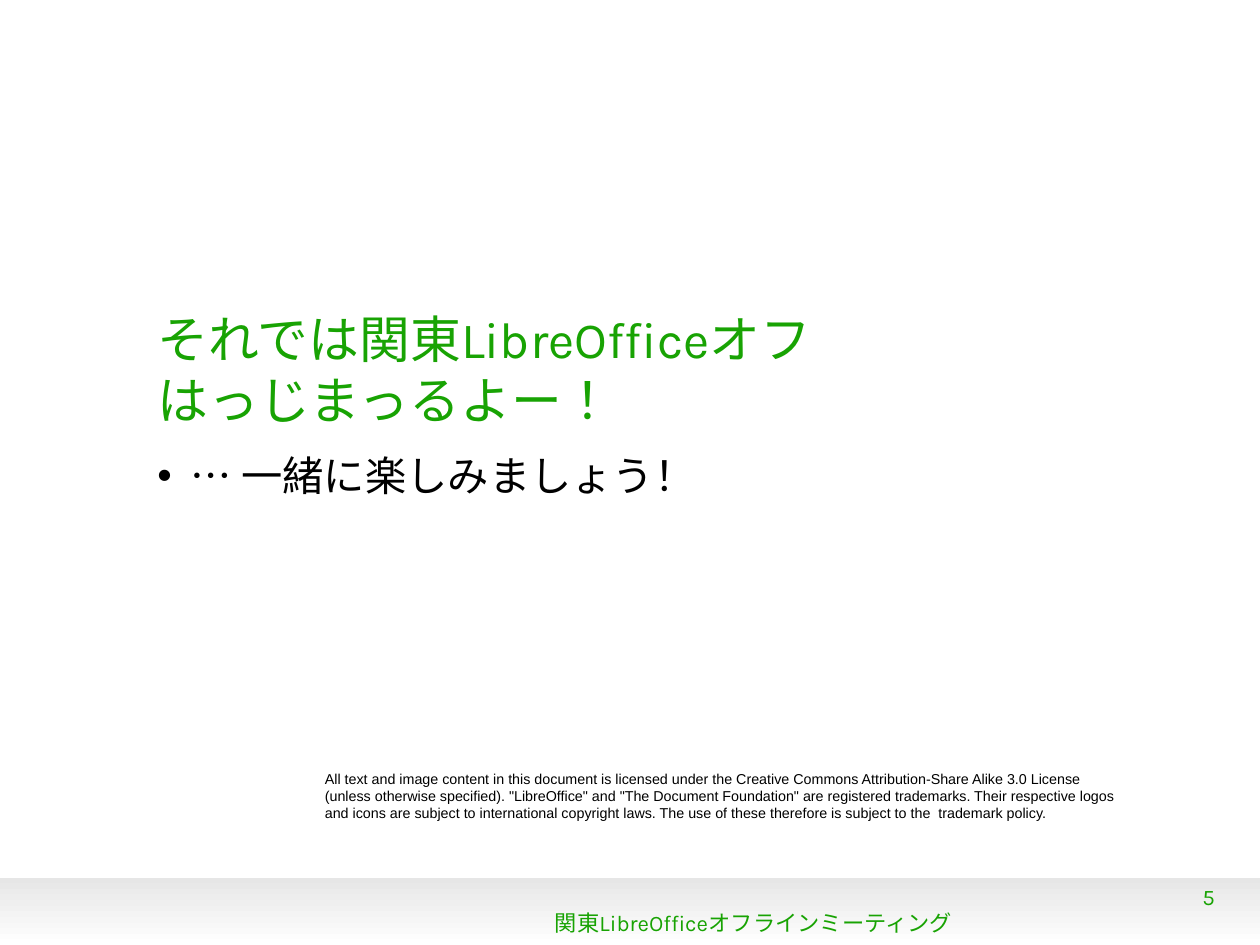
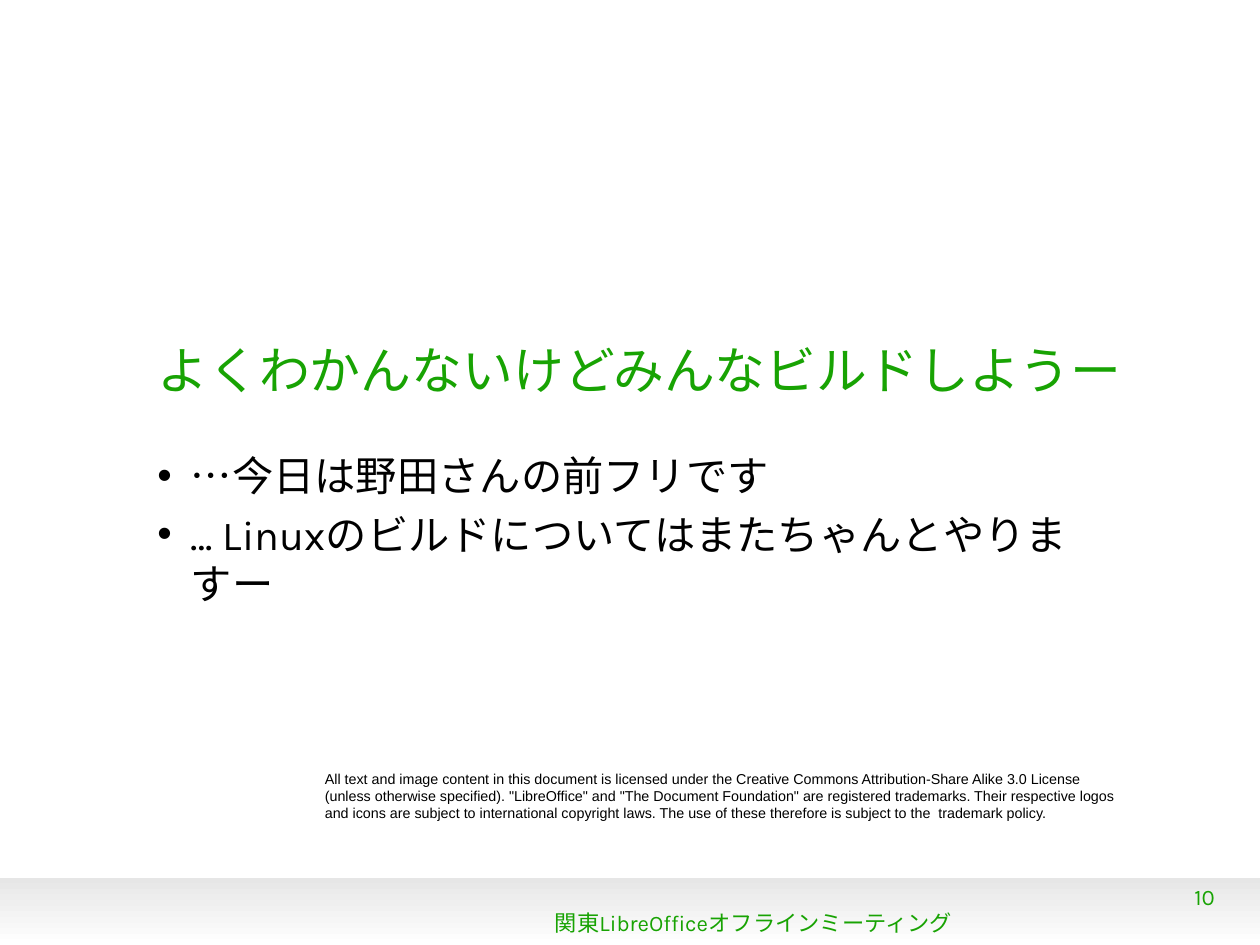
Before and after one commit to naruoga/KantoLibreOffice, a slide deck: slide 10 of Sep2013/BuildLinuxBasic.odp (slide 5 before the commit). Drawn at 1260x945 pixels with LibreOffice and Linux fonts; fonts in the diff are those of the drawing; background and template pictures are left out. Boxes give left, top, right and bottom in pixels: in the first picture for what was removed or moved away, otherwise in the second. Text is boxed around its words. In the diff, an @@ line names an element or a change of style, - is before the commit and + after.

```diff
--- a/Sep2013/BuildLinuxBasic.odp
+++ b/Sep2013/BuildLinuxBasic.odp
@@ title at (157, 347, 1121, 392): text changed @@
-それでは関東LibreOfficeオフ
-はっじまっるよー！
+よくわかんないけどみんなビルドしようー
@@ text at (191, 456, 769, 495): text changed @@
-• … 一緒に楽しみましょう！
+• …今日は野田さんの前フリです
+• … Linuxのビルドについてはまたちゃんとやりますー
@@ page number at (1194, 891, 1215, 905): text changed @@
-5
+10
```
Also in this commit, not shown: 1 other slide changed, 5 slides added, 3 other files.
